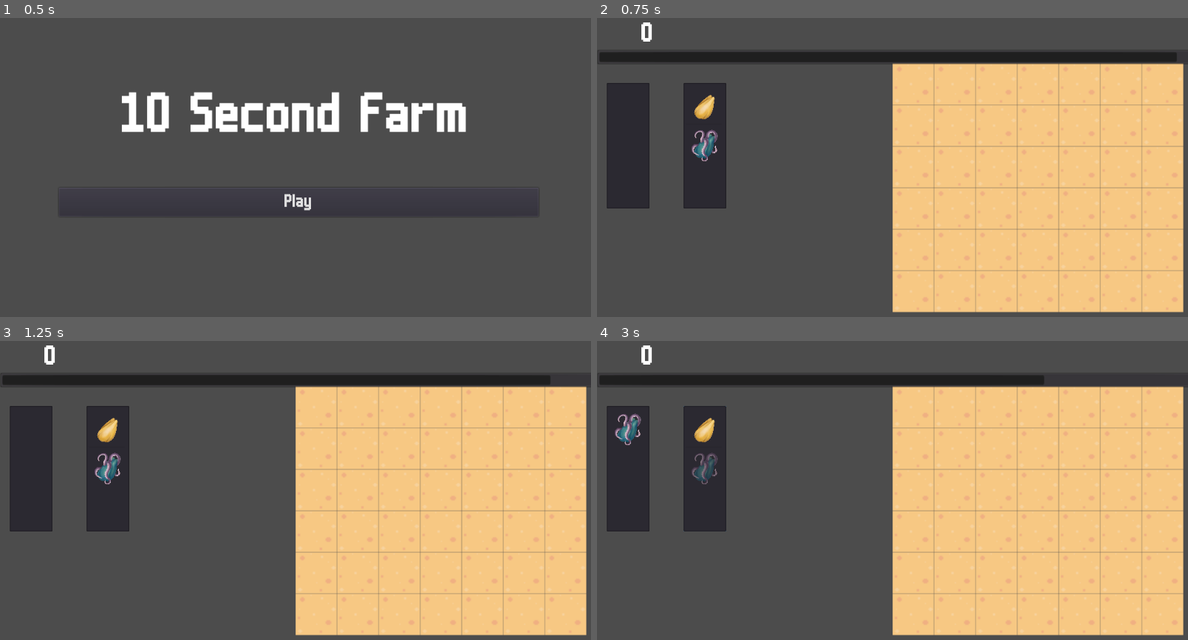
Above: before the commit, frames 1-4 (two rows, left to right).
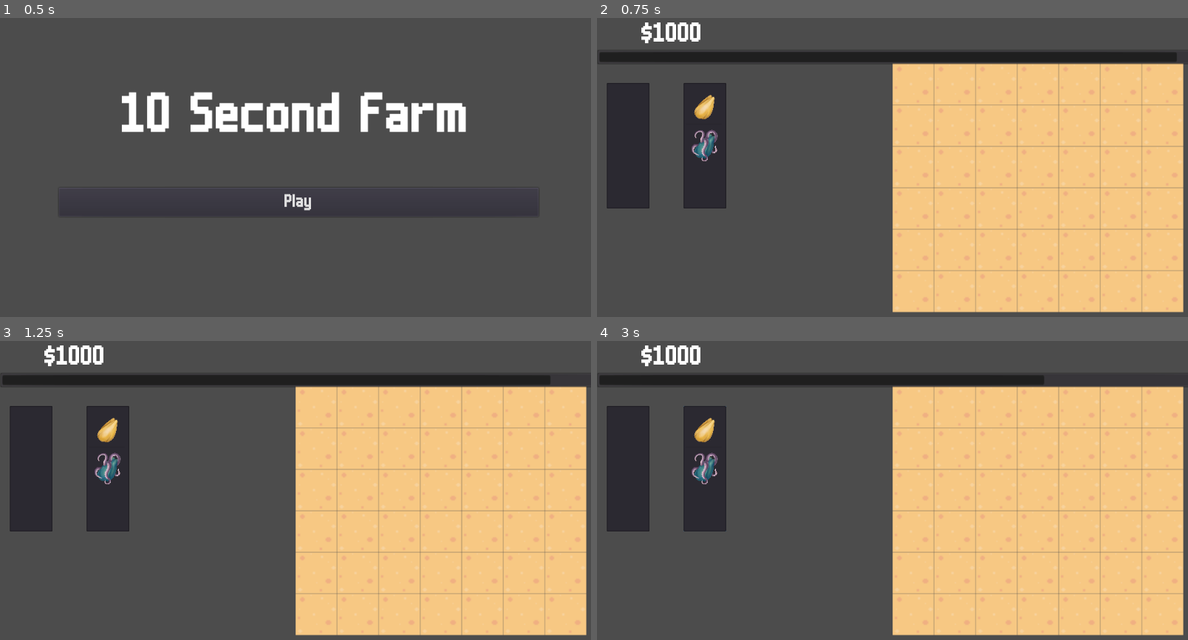
Above: after the commit, the same moments.

Repository: mr-yak/LD51
Game: Godot game, scene res://Scenes/Menu.tscn
The game is run twice, just before and just after one commit, with the same random seed, the same clock (stepped at 60 frames per second) and the same inputs.
Inputs (mouse positions are in pixels of both pictures, inside the frame that each line leads up to):
- Up to frame 1 (0.5 s): no input
- Up to frame 2 (0.75 s): click "Play" at 0.5 s
- Up to frame 3 (1.25 s): no input
- Up to frame 4 (3 s): move the mouse to (862, 580) at 1.27 s; click (862, 580) at 1.35 s; move the mouse to (1069, 562) at 2.02 s; click (1069, 562) at 2.1 s; move the mouse to (715, 457) at 2.77 s; click (715, 457) at 2.85 s

Frame 1 is identical in both runs. In frame 2, 0.4% of the frame differs, in the area x 7-18%, y 1-9%; in frame 3, 0.4%; in frame 4, 0.9%, in the area x 3-21%, y 1-48%.

Commit message:
Capatalism

Diff:
--- a/Scripts/Main.gd
+++ b/Scripts/Main.gd
@@ -1,6 +1,12 @@
 extends Node2D
 
-var coins = 0;
+var planting_costs = [100, 200]
+var crop_value = [200, 500]
+var unlock_cost = [0, 1500]
+var crops = []
+
+
+var coins = 1000;
 var item1 = load("res://seeds/seed.png")
 var seeds = load("res://Resources/seeds.tres")
 onready var mouse = get_tree().get_root().get_node("Main/UI/MouseFollow")
@@ -12,12 +18,20 @@
 var cells
 onready var timers_node = get_tree().get_root().get_node("Main/Timers")
 
+
+
 func _ready():
+	crop_array_init()
 	cells = tiles.get_used_cells()
 	print(seeds.name[0])
 
+func crop_array_init():
+	for x in range(7):
+		crops.append([])
+		for y in range(6):
+			crops[x].append(0)
 func _process(delta):
-	$UI/Coin_Count.text = String(coins)
+	$UI/Coin_Count.text = "$" + String(coins)
 
 	if Input.is_mouse_button_pressed(BUTTON_RIGHT):
 		var pos = tiles.world_to_map(tiles.get_local_mouse_position())
@@ -31,6 +45,12 @@
 			var cell_type = tiles.get_cellv(pos)
 			if cell_type == 2 and planting_mode == false:
 				collect_crop(pos)
+
+func save_crop(pos,crop_type):
+	crops[pos.x][pos.y] = crop_type
+
+func get_crop_type(pos):
+	return crops[pos.x][pos.y]
 
 func _on_timer_timeout(pos, timer_node):
 	timer_node.queue_free()
@@ -49,20 +69,30 @@
 				planting_mode = true
 
 func plant_crop(crop_pos, crop_type):
-	tiles.set_cellv(crop_pos, 1)
-	var timer = Timer.new()
-	timer.connect("timeout",self,"_on_timer_timeout", [crop_pos, timer])
-	timer.wait_time = 10.0
-	timer.autostart = true
-	timers_node.add_child(timer)
+	if(coins - planting_costs[crop_type]>=0):
+		coins -= planting_costs[crop_type]
+		tiles.set_cellv(crop_pos, 1)
+		save_crop(crop_pos, crop_type)
+		var timer = Timer.new()
+		timer.connect("timeout",self,"_on_timer_timeout", [crop_pos, timer])
+		timer.wait_time = 10.0
+		timer.autostart = true
+		timers_node.add_child(timer)
+	else:
+		pass
 
 func collect_crop(crop_pos):
+	coins += crop_value[get_crop_type(crop_pos)]
 	tiles.set_cellv(crop_pos, 0)
-	coins += 1
 
 func add_to_inventory(seed_num):
-	inventory.add_icon_item(seeds.texture[seed_num])
-	items_in_list.append(seeds.texture[seed_num])
+	if(coins - unlock_cost[seed_num]>=0):
+		$UI/Shop.set_item_disabled(seed_num, true)
+		inventory.add_icon_item(seeds.texture[seed_num])
+		items_in_list.append(seeds.texture[seed_num])
+		coins -= unlock_cost[seed_num]
+	else:
+		pass
 
 func _on_ItemList_item_selected(index):
 	if mouse.texture != null:
--- a/Scripts/Shop.gd
+++ b/Scripts/Shop.gd
@@ -1,13 +1,18 @@
 extends ItemList
 var seeds = load("res://Resources/seeds.tres")
-
+var bought = []
+var seed_number = 2
 func _ready():
-	for i in [0,1]:
+	for i in range(seed_number):
+		bought.append(false)
 		add_icon_item(seeds.texture[i])
 
 
 
 func _on_Shop_item_selected(index):
 	unselect(index)
-	set_item_disabled(index, true)
-	get_tree().get_root().get_node("Main").add_to_inventory(index)
+	if(!bought[index]):
+		bought[index] = true
+		get_tree().get_root().get_node("Main").add_to_inventory(index)
+	else:
+		pass
